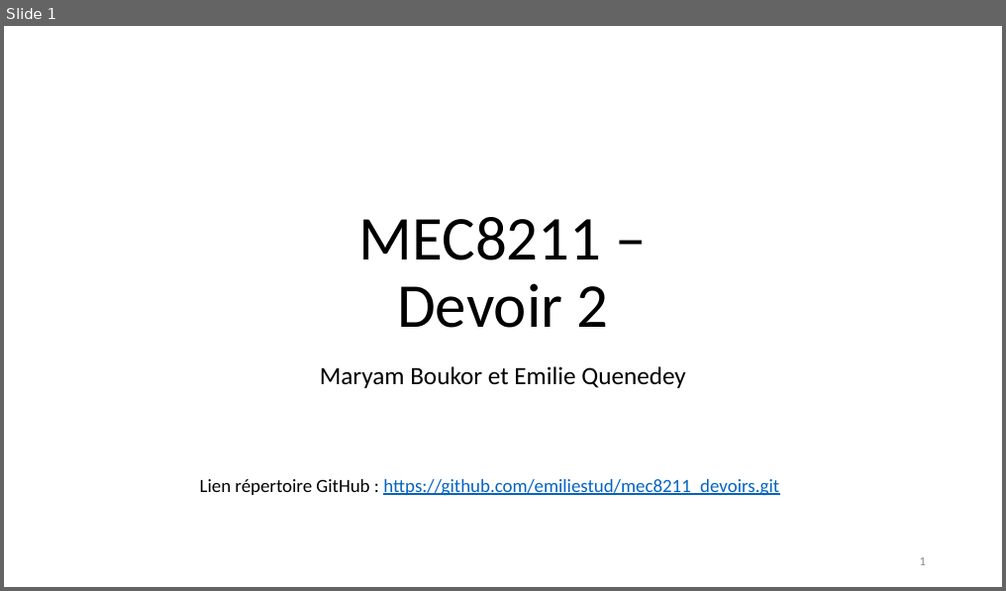
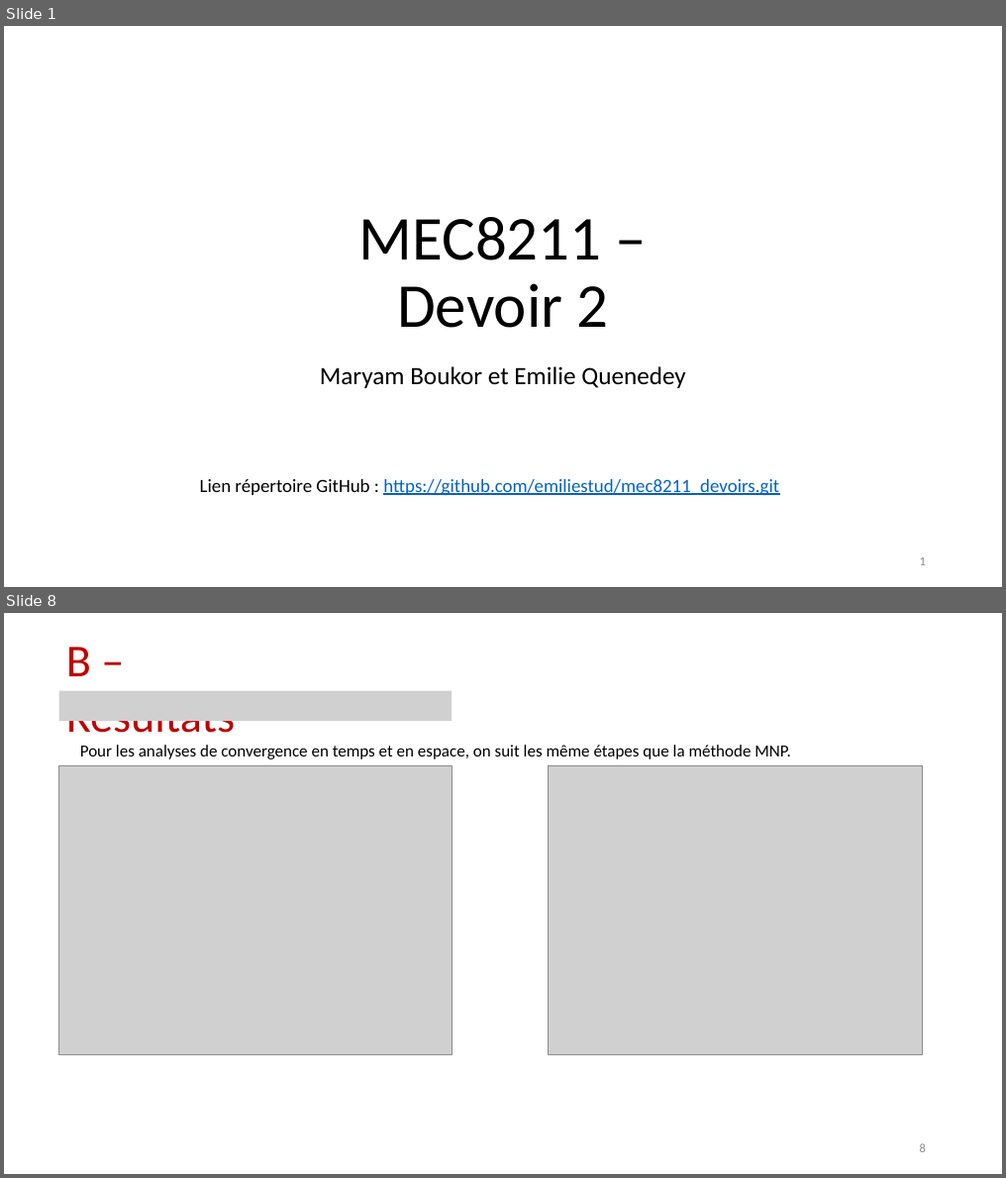
Before and after one commit to emiliestud/mec8211_devoirs, a slide deck: devoir2_presentation.pptx. Shown one above the other, each under a label of ours: slide 1 before the commit, slides 1 and 8 after it; the slides between them are not shown. The pictures are 1006x591 and 1006x1178 pixels, drawn with LibreOffice and Linux fonts; fonts in the diff are those of the drawing; grey boxes stand for pictures. Boxes give left, top, right and bottom in pixels: in the first picture for what was removed or moved away, otherwise in the second. Text is boxed around its words. In the diff, an @@ line names an element or a change of style, - is before the commit and + after.

```diff
--- a/devoir2_presentation.pptx
+++ b/devoir2_presentation.pptx
@@ slide 8 added at (x1=4, y1=613, x2=1002, y2=1174), background #FFFFFF @@
@@ text added at (x1=66, y1=647, x2=235, y2=743), 44 pt, text #C00000 @@
+B – Résultats
@@ picture added at (x1=59, y1=691, x2=452, y2=721) @@
@@ title added at (x1=80, y1=745, x2=790, y2=760), 16.2 pt, text #000000 @@
+Pour les analyses de convergence en temps et en espace, on suit les même étapes que la méthode MNP.
@@ picture added at (x1=58, y1=766, x2=451, y2=1056) @@
@@ picture added at (x1=548, y1=766, x2=923, y2=1056) @@
@@ page number added at (x1=920, y1=1144, x2=926, y2=1153), 12 pt, text #8C8C8C @@
+8
```
Also in this commit, not shown: 1 slide changed, 7 other slides added, 3 slides removed.
